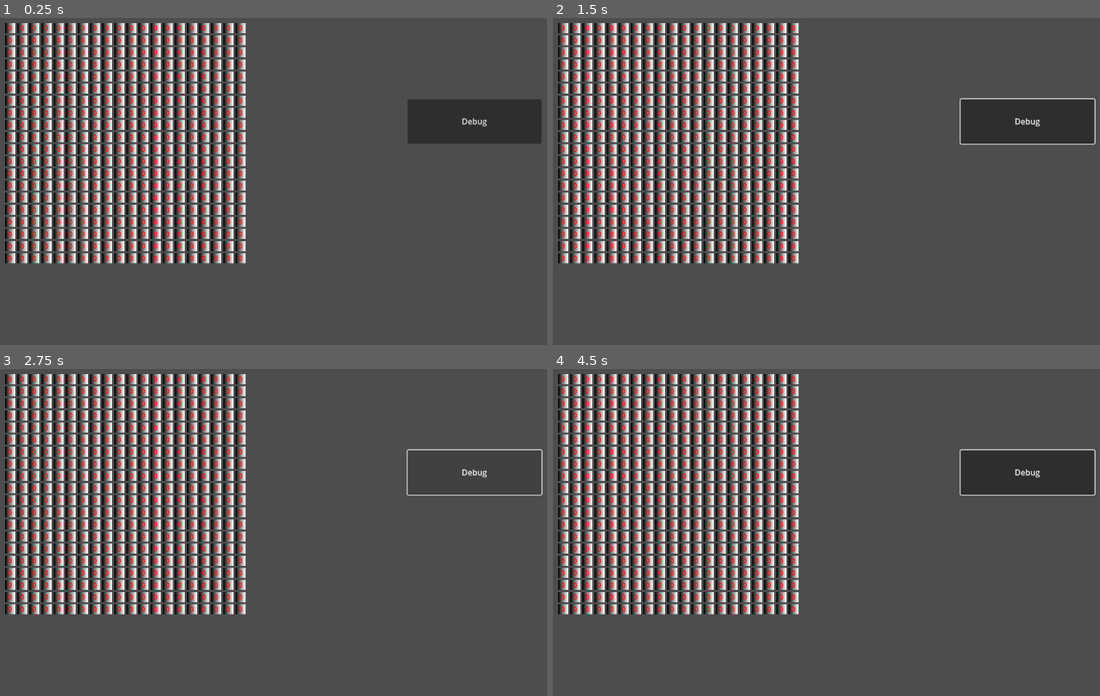
Above: before the commit, frames 1-4 (two rows, left to right).
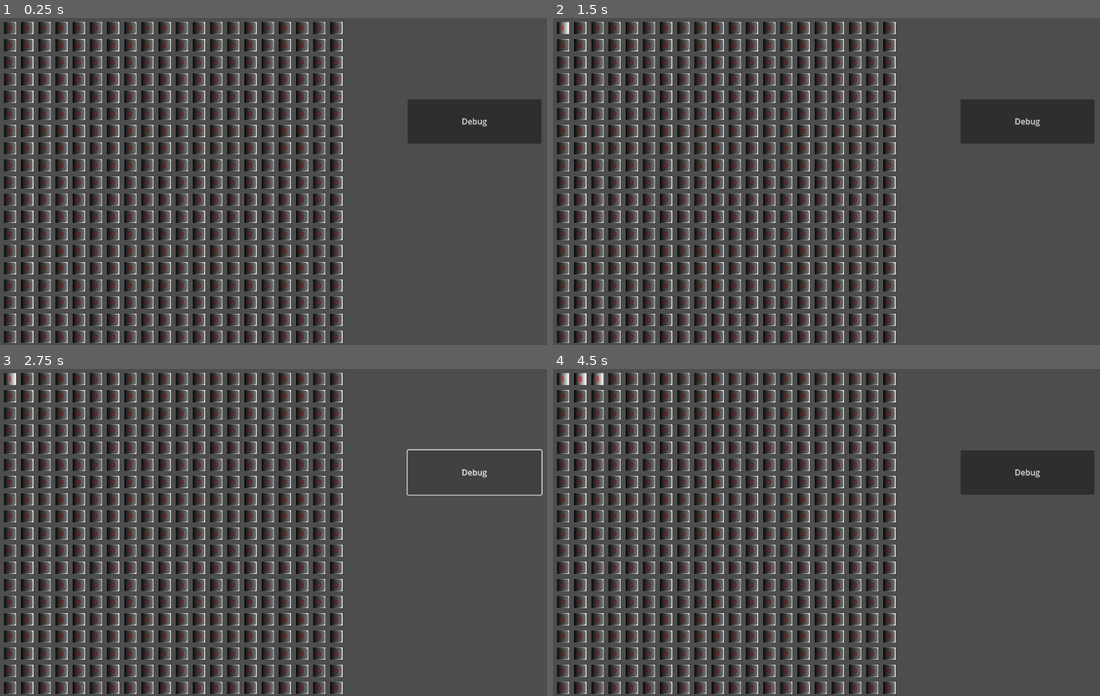
Above: after the commit, the same moments.

Repository: BeadsInCheese/CellularBubbleState
Game: Godot game, scene res://MainGame.tscn
Two runs of this game, one before a commit and one after it. Both use one fixed random seed, a clock stepped at 60 frames per second and the inputs below.
Inputs (mouse positions are in pixels of both pictures, inside the frame that each line leads up to):
- Up to frame 1 (0.25 s): no input
- Up to frame 2 (1.5 s): click (1028, 122) at 0.5 s, where only the run before the commit has a clickable "Debug"; click (563, 27) at 1.27 s
- Up to frame 3 (2.75 s): click (475, 473) at 2 s, where only the run before the commit has a clickable "Debug"
- Up to frame 4 (4.5 s): click (580, 378) at 2.77 s; click (1028, 473) at 3.5 s, where only the run before the commit has a clickable "Debug"; click (596, 378) at 4.27 s

The runs differ from the first frame. In frame 1, 34% of the frame differs, in the area x 0-63%, y 1-100%; in frame 2, 34%; in frame 3, 34%; in frame 4, 34%, in the area x 0-100%, y 1-100%.

Commit message:
Turn logic

Diff:
--- a/gamejam2025/Bubble.tscn
+++ b/gamejam2025/Bubble.tscn
@@ -6,8 +6,8 @@
 
 [sub_resource type="GradientTexture2D" id="GradientTexture2D_xaec3"]
 gradient = SubResource("Gradient_sfvb8")
-width = 20
-height = 20
+width = 24
+height = 24
 
 [node name="Bubble" type="Node2D"]
 script = ExtResource("1_k25p1")
@@ -24,3 +24,11 @@
 scale = Vector2(0.85, 0.85)
 bbcode_enabled = true
 text = "[center]1[/center]"
+
+[node name="Button" type="Button" parent="."]
+offset_left = -11.0
+offset_top = -11.0
+offset_right = 11.0
+offset_bottom = 11.0
+
+[connection signal="button_down" from="Button" to="." method="_on_button_button_down"]
--- a/gamejam2025/Grid.gd
+++ b/gamejam2025/Grid.gd
@@ -1,6 +1,6 @@
 extends Sprite2D
 
-
+class_name Board
 @export
 var bubble = preload("Bubble.tscn")
 @export
@@ -9,7 +9,7 @@
 var ysize : int = 20
 
 var gridList=[]
-enum Players{PLAYER1,PLAYER2,AUTOMATA}
+enum Players{PLAYER1=1,PLAYER2=3,AUTOMATA=0}
 var turnOrder=[Players.PLAYER1,Players.PLAYER2,Players.AUTOMATA,Players.PLAYER2,Players.PLAYER1,Players.AUTOMATA]
 var currentTurn=0
 
@@ -18,7 +18,9 @@
 func changeTurn()->void:
 	currentTurn=(currentTurn+1)%6
 	if(turnOrder[currentTurn]==Players.AUTOMATA):
-		pass
+		automata_step()
+		changeTurn()
+
 # Called when the node enters the scene tree for the first time.
 func _ready() -> void:
 	for i in range(xsize):
@@ -34,7 +36,7 @@
 	for i in range(len(gridList)):
 		var xpos:int=i%xsize
 		var ypos:int=i/ysize
-		gridList[i].position=Vector2(xpos,ypos)*24+Vector2(20,20)
+		gridList[i].position=Vector2(xpos,ypos)*34+Vector2(20,20)
 func automata_step() -> void:
 	for i in range(len(gridList)):
 		var xpos:int=i%xsize
--- a/gamejam2025/MainGame.tscn
+++ b/gamejam2025/MainGame.tscn
@@ -7,11 +7,12 @@
 
 [node name="AudioStreamPlayer2D" type="AudioStreamPlayer2D" parent="."]
 
-[node name="Sprite2D" type="Sprite2D" parent="."]
+[node name="Board" type="Sprite2D" parent="."]
 script = ExtResource("1_aixle")
 
-[node name="PlayerController" type="Node2D" parent="."]
+[node name="PlayerController" type="Node2D" parent="." node_paths=PackedStringArray("Board")]
 script = ExtResource("2_eflv5")
+Board = NodePath("../Board")
 
 [node name="Button" type="Button" parent="."]
 offset_left = 807.0
@@ -20,4 +21,4 @@
 offset_bottom = 249.0
 text = "Debug"
 
-[connection signal="button_down" from="Button" to="Sprite2D" method="_on_button_button_down"]
+[connection signal="button_down" from="Button" to="Board" method="_on_button_button_down"]
--- a/gamejam2025/PlayerController.gd
+++ b/gamejam2025/PlayerController.gd
@@ -1,13 +1,15 @@
 extends Node2D
 
-
+@export
+var Board:Board=null
 # Called when the node enters the scene tree for the first time.
 func _ready() -> void:
 	pass # Replace with function body.
 
 func _input(event: InputEvent) -> void:
 	if event is InputEventMouseButton and event.is_pressed():
-		print("test "+str(event.global_position))
+		print("test "+str(event.position))
+
 
 # Called every frame. 'delta' is the elapsed time since the previous frame.
 func _process(delta: float) -> void:
--- a/gamejam2025/bubble.gd
+++ b/gamejam2025/bubble.gd
@@ -1,11 +1,24 @@
 extends Node2D
 class_name Bubble
 var tileType=1
+var board:Board
 # Called when the node enters the scene tree for the first time.
 func _ready() -> void:
+	board=get_tree().get_root().get_node("root/Board")
+
 	pass # Replace with function body.
 
 
 # Called every frame. 'delta' is the elapsed time since the previous frame.
 func _process(delta: float) -> void:
 	$RichTextLabel.text="[center]"+str(tileType)+"[/center]"
+
+
+func _on_button_button_down() -> void:
+	if(board.turnOrder[board.currentTurn]!=board.Players.AUTOMATA):
+		print(tileType)
+		tileType=board.turnOrder[board.currentTurn]
+		board.changeTurn()
+		$Button.visible=false
+
+	pass # Replace with function body.
